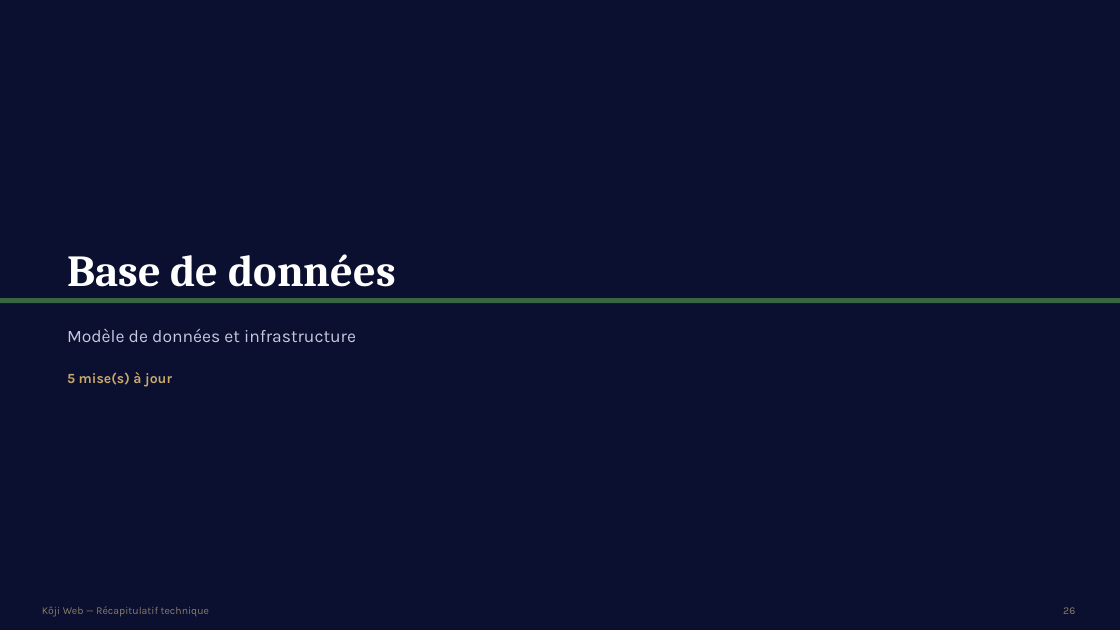
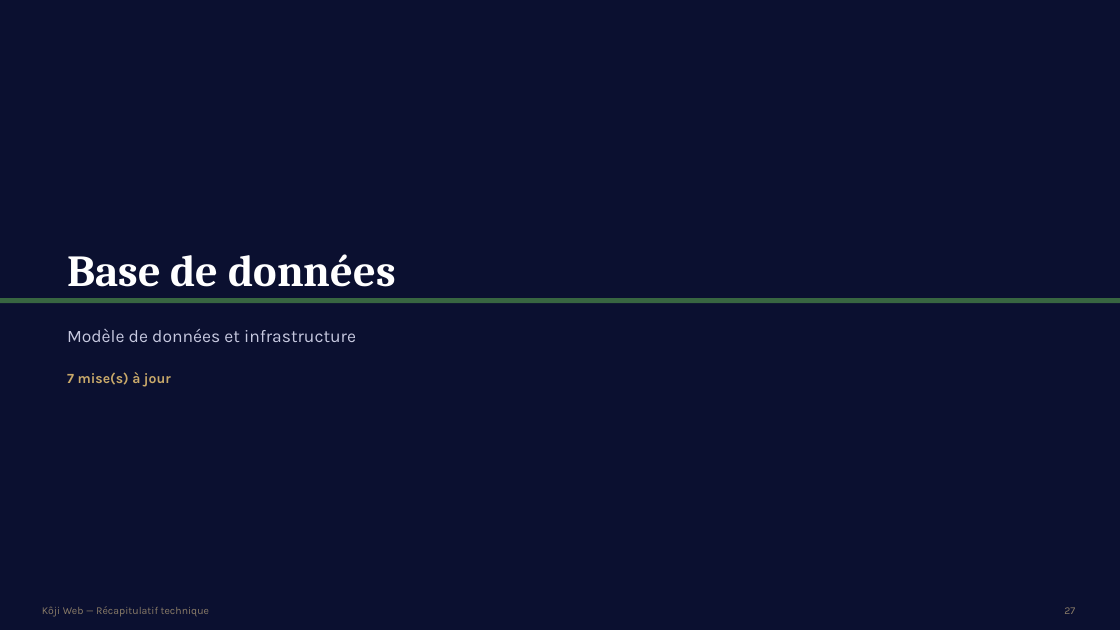
Before and after one commit to bouhouchimira-prog/web-app-Koji, a slide deck: slide 27 of docs/manager-recap/Recap-Koji-Manager.pptx (slide 26 before the commit). Drawn at 1120x630 pixels with LibreOffice and Linux fonts; fonts in the diff are those of the drawing. Boxes give left, top, right and bottom in pixels: in the first picture for what was removed or moved away, otherwise in the second. Text is boxed around its words. In the diff, an @@ line names an element or a change of style, - is before the commit and + after.

```diff
--- a/docs/manager-recap/Recap-Koji-Manager.pptx
+++ b/docs/manager-recap/Recap-Koji-Manager.pptx
@@ text at bbox=[67, 372, 171, 387]: text changed @@
-5 mise(s) à jour
+7 mise(s) à jour
@@ text at bbox=[1064, 607, 1075, 614]: text changed @@
-26
+27
```
Also in this commit, not shown: 18 other slides changed, 2 slides added, 30 other files.
